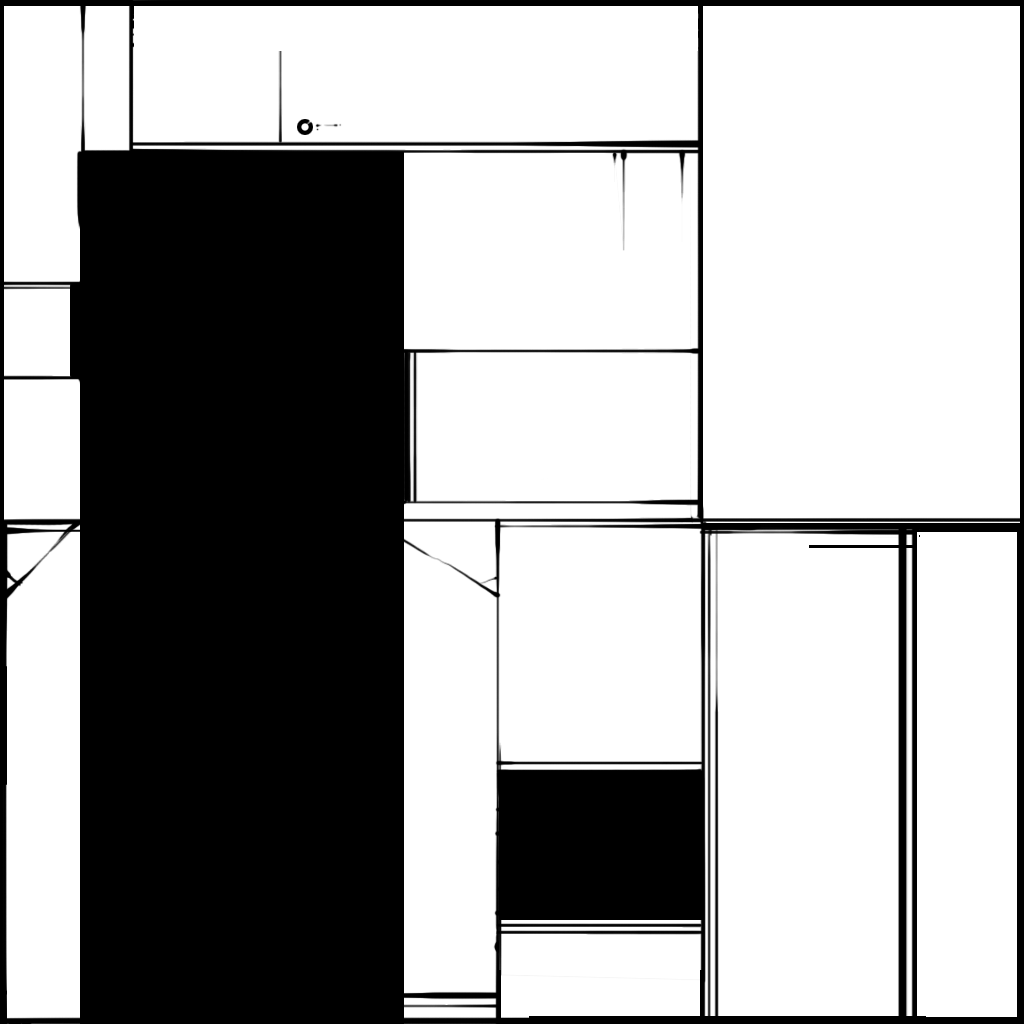
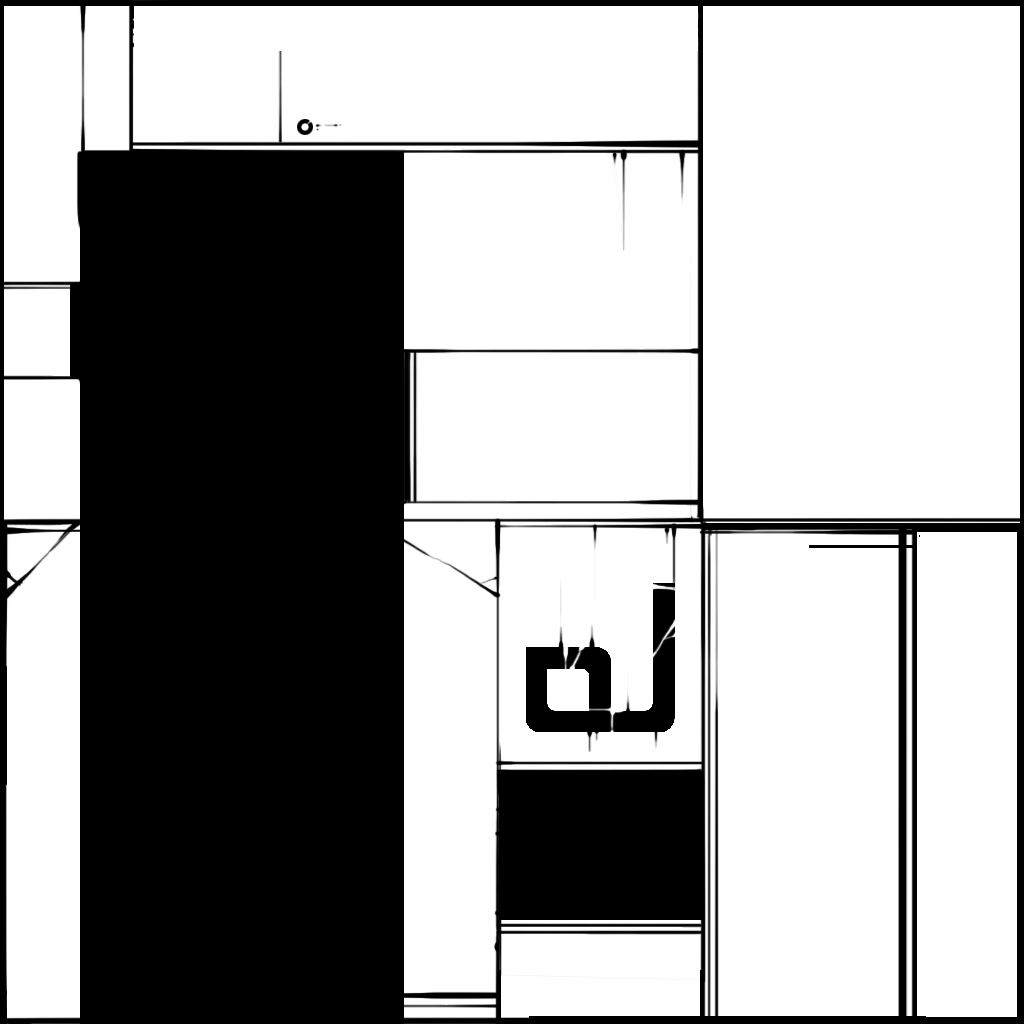
Layers edited between the first and the second 1024×1024 image:
added layer "Layer 18" above "Layer 17" over [557, 522, 678, 753]
added layer "Layer 17" above "Layer 16" over [526, 583, 675, 732]
